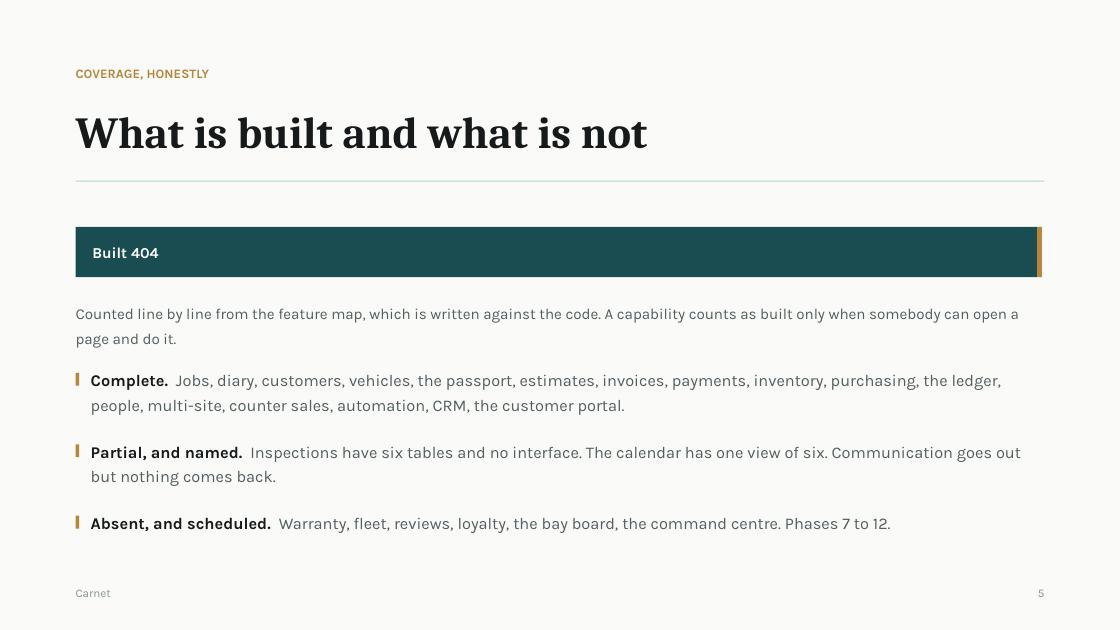
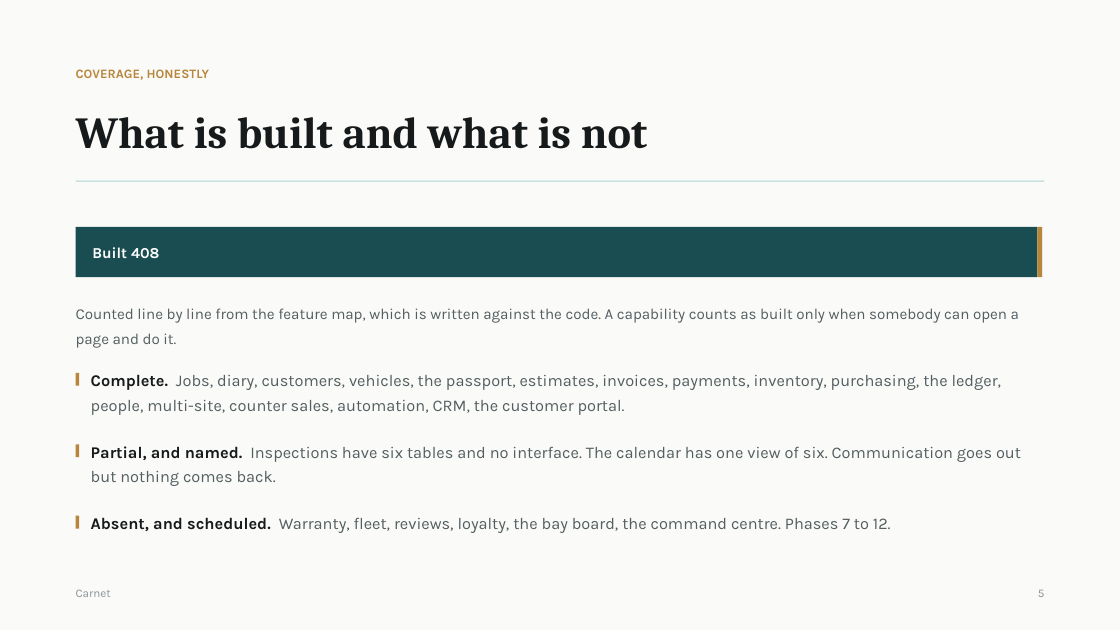
Before and after one commit to Amrwar/vehicle-memory, a slide deck: slide 6 of docs/Carnet-Presentation.pptx. Drawn at 1120x630 pixels with LibreOffice and Linux fonts; fonts in the diff are those of the drawing. Boxes give left, top, right and bottom in pixels: in the first picture for what was removed or moved away, otherwise in the second. Text is boxed around its words. In the diff, an @@ line names an element or a change of style, - is before the commit and + after.

```diff
--- a/docs/Carnet-Presentation.pptx
+++ b/docs/Carnet-Presentation.pptx
@@ text at [92,247,159,258]: text changed @@
-Built 404
+Built 408
```
Also in this commit, not shown: 1 other slide changed, 24 other files.
